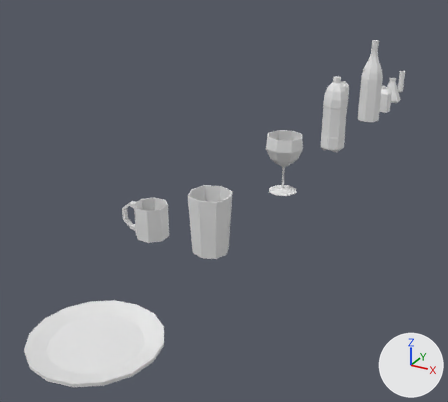
Renders of the Blender file resources/meshes/items/dishware01.blend from each side of a commit.
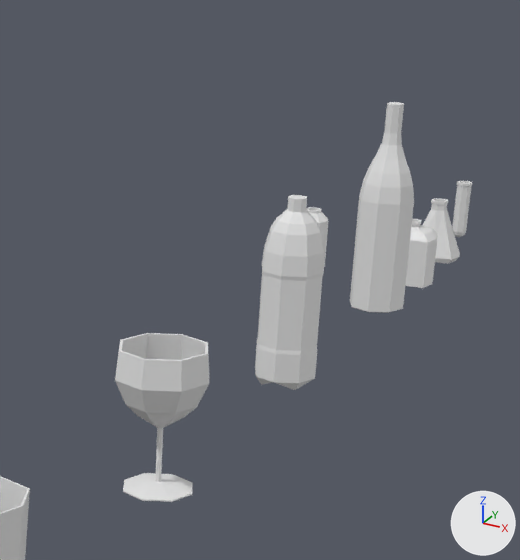
The first picture shows the older version from a camera (50 mm lens) standing at (0.28, -0.35, 0.83) and looking at (-0.74, 1.51, -0.09). The close-ups show both versions on the part from 49% to 95% of the width and 0% to 54% of the height of that picture; other places that the commit changed are outside them. Every picture has the same lights, and +X, +Y and +Z are marked at lower right.

Names of what the first close-up shows: 'bottle01', 'bottle02', 'bottle03', 'bottle04', 'bottle05', 'glass01', 'goblet01'.
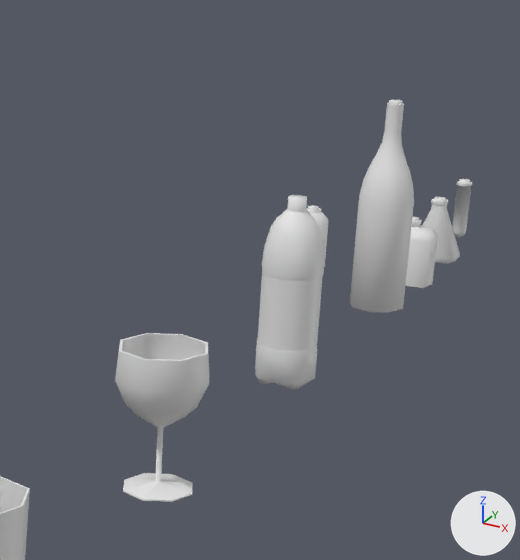
Boxes (x1, y1, x2, y2) around the edits, measured in the close-ups (520 x 560 px; the box of a moved part takes in the faces that stretch with it):
```json
{"object": "bottle04", "change": "reshaped", "before": [422, 198, 460, 264], "after": [422, 197, 460, 264]}
{"object": "bottle05", "change": "reshaped", "before": [452, 181, 472, 238], "after": [452, 179, 472, 238]}
{"part": 1, "of": "me_bottle01", "change": "shading changed", "before": [255, 195, 324, 390], "after": [255, 195, 324, 390]}
{"part": 2, "of": "me_bottle02", "change": "built on", "before": [388, 102, 404, 105], "after": [388, 100, 404, 105]}
{"part": 3, "of": "me_bottle02", "change": "shading changed", "before": [350, 103, 413, 313], "after": [350, 103, 413, 313]}
{"part": 4, "of": "me_bottle04", "change": "shading changed", "before": [422, 199, 460, 262], "after": [422, 199, 460, 262]}
{"part": 5, "of": "me_bottle05", "change": "moved or reshaped", "before": [460, 181, 470, 183], "after": [459, 179, 470, 183]}
{"part": 6, "of": "me_bottle05", "change": "shading changed", "before": [452, 181, 472, 238], "after": [452, 181, 472, 238]}
{"part": 7, "of": "me_goblet01", "change": "shading changed", "before": [115, 333, 209, 502], "after": [115, 333, 209, 502]}
```

Scene script edits in JSON lines:
```json
{"block": "me_bottle01", "where": "me_bottle01.from_pydata(...)  # 85 vertices, 89 faces; spans x -0.051..0.051, y -0.051..0.051, z 0.0..0.3"}
{"block": "me_bottle01", "where": "# used by ob_bottle01; location = (-0.5, 2.0, 0.0)"}
{"block": "me_bottle01", "change": "me_bottle01 part 1: edges marked sharp go from 0 to 24"}
{"block": "me_bottle02", "where": "# used by ob_bottle02; location = (-0.5, 2.5, 0.0)"}
{"op": "remove", "block": "me_bottle02", "code": "me_bottle02.from_pydata(...)  # 73 vertices, 73 faces; spans x -0.051..0.051, y -0.051..0.051, z 0.0..0.37"}
{"op": "add", "block": "me_bottle02", "code": "me_bottle02.from_pydata(...)  # 90 vertices, 96 faces; spans x -0.051..0.051, y -0.051..0.051, z 0.0..0.375"}
{"block": "me_bottle02", "change": "me_bottle02 part 2"}
{"block": "me_bottle02", "change": "1 face is deleted"}
{"block": "me_bottle02", "change": "9 vertices are added at x -0.012..0.012, y -0.012..0.012, z 0.37..0.375"}
{"block": "me_bottle02", "change": "8 new vertices lie (0.0, 0.0, 0.005) away from vertices in x -0.012..0.012, y -0.012..0.012, z 0.37"}
{"block": "me_bottle02", "change": "24 new faces join them"}
{"block": "me_bottle02", "change": "me_bottle02 part 3: 72 kept faces spanning x -0.051..0.051, y -0.051..0.051, z 0.0..0.37 are now shaded smooth"}
{"block": "me_bottle04", "where": "# used by ob_bottle04; location = (-0.5, 2.9, 0.0)"}
{"op": "remove", "block": "me_bottle04", "code": "me_bottle04.from_pydata(...)  # 82 vertices, 88 faces; spans x -0.0524..0.0524, y -0.0358..0.0358, z 0.0..0.1202"}
{"op": "add", "block": "me_bottle04", "code": "me_bottle04.from_pydata(...)  # 66 vertices, 72 faces; spans x -0.0524..0.0524, y -0.0358..0.0358, z 0.0..0.125"}
{"block": "me_bottle04", "change": "me_bottle04 part 4: 64 kept faces spanning x -0.0524..0.0524, y -0.0358..0.0358, z 0.0..0.125 are now shaded smooth"}
{"block": "me_bottle05", "where": "# used by ob_bottle05; location = (-0.5, 3.1, 0.0)"}
{"op": "remove", "block": "me_bottle05", "code": "me_bottle05.from_pydata(...)  # 66 vertices, 72 faces; spans x -0.0167..0.0167, y -0.0167..0.0167, z 0.0..0.12"}
{"op": "add", "block": "me_bottle05", "code": "me_bottle05.from_pydata(...)  # 58 vertices, 64 faces; spans x -0.0167..0.0167, y -0.0167..0.0167, z 0.0..0.125"}
{"block": "me_bottle05", "change": "me_bottle05 part 5"}
{"block": "me_bottle05", "change": "17 vertices are removed from x -0.0117..0.0117, y -0.0117..0.0117, z 0.0022..0.015"}
{"block": "me_bottle05", "change": "24 faces are deleted"}
{"block": "me_bottle05", "change": "1 vertex is added at (0.0, 0.0, 0.125)"}
{"block": "me_bottle05", "change": "8 new vertices lie (0.0, 0.0, 0.005) away from vertices in x -0.0117..0.0117, y -0.0117..0.0117, z 0.12"}
{"block": "me_bottle05", "change": "16 new faces join them"}
{"block": "me_bottle05", "change": "me_bottle05 part 6: 48 kept faces spanning x -0.0167..0.0167, y -0.0167..0.0167, z 0.0..0.12 are now shaded smooth"}
{"block": "me_goblet01", "where": "me_goblet01.from_pydata(...)  # 98 vertices, 104 faces; spans x -0.066..0.066, y -0.066..0.066, z 0.0..0.2"}
{"block": "me_goblet01", "where": "# used by ob_goblet01; location = (-0.5, 1.5, 0.0)"}
{"block": "me_goblet01", "change": "me_goblet01 part 7: edges marked sharp go from 0 to 32"}
```
